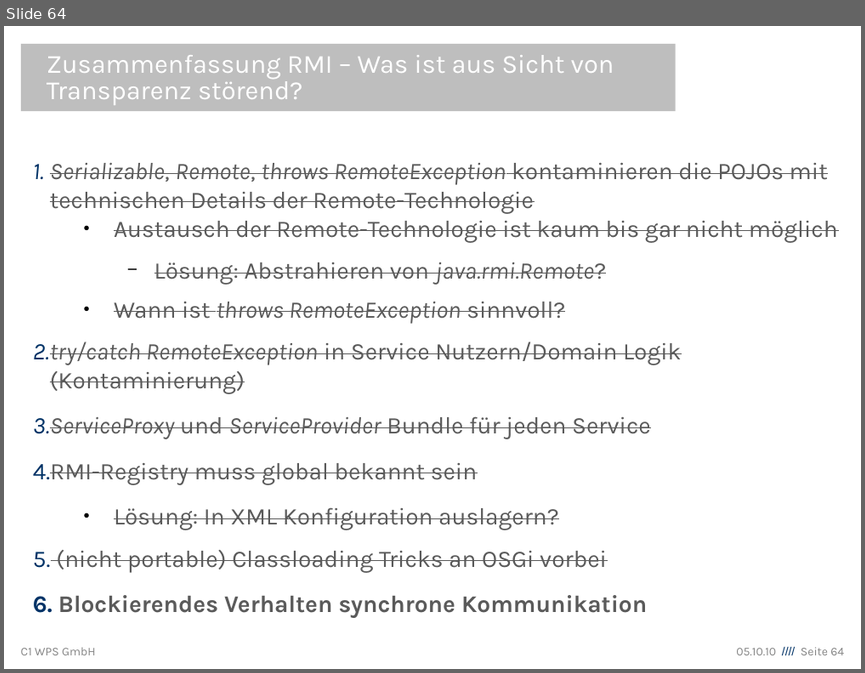
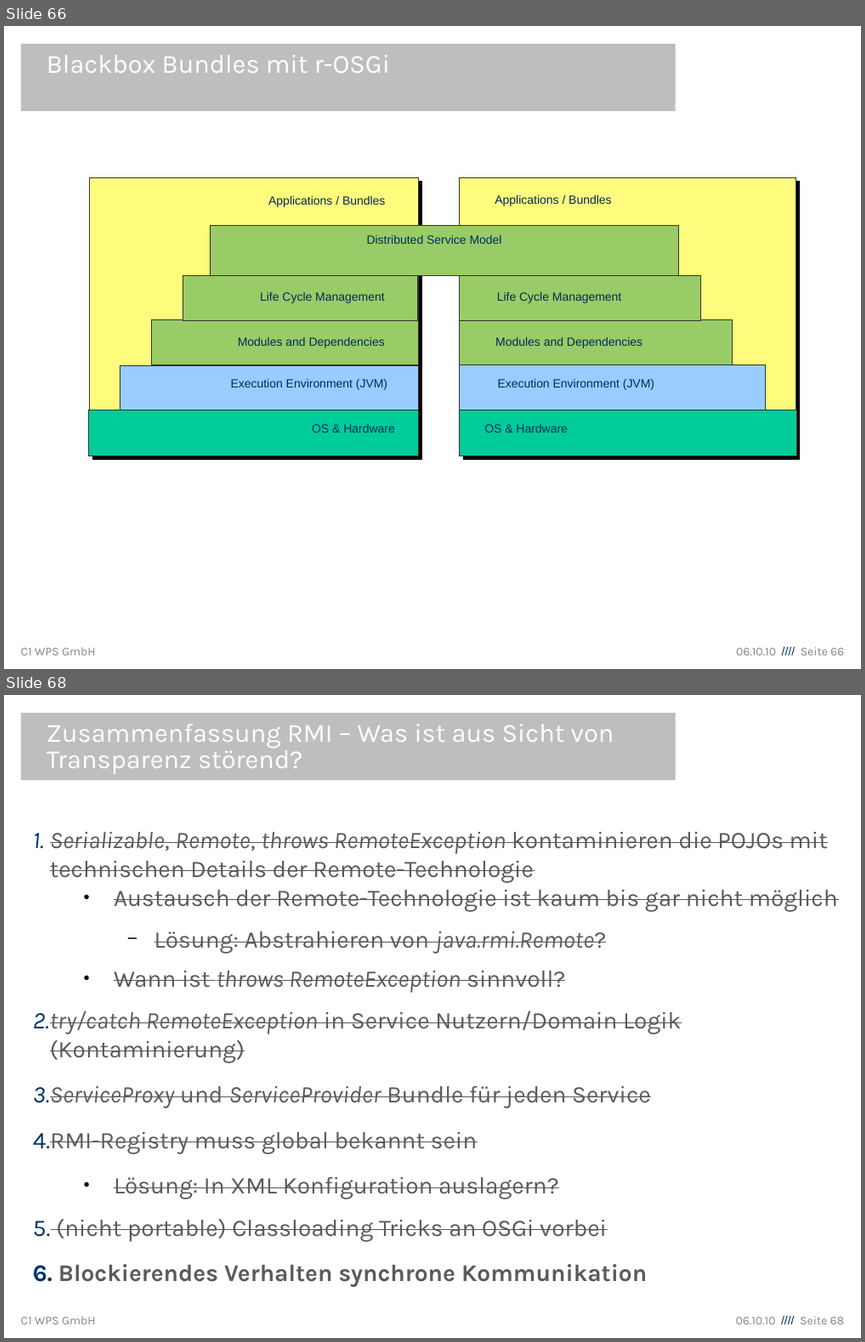
Before and after one commit to lemmy/org.eclipse.ecf.winterschool, a slide deck: org.eclipse.ecf.winterschool/EclipseCommunicationFramework.odp. Shown one above the other, each under a label of ours: slide 64 before the commit, slides 66 and 68 after it; the slides between them are not shown. The pictures are 865x673 and 865x1342 pixels, drawn with LibreOffice and Linux fonts; fonts in the diff are those of the drawing; background and template pictures are left out. Boxes give left, top, right and bottom in pixels: in the first picture for what was removed or moved away, otherwise in the second. Text is boxed around its words. In the diff, an @@ line names an element or a change of style, - is before the commit and + after.

```diff
--- a/org.eclipse.ecf.winterschool/EclipseCommunicationFramework.odp
+++ b/org.eclipse.ecf.winterschool/EclipseCommunicationFramework.odp
@@ slide 66 added at [4, 26, 861, 669], background #FFFFFF; not listed: 2 template elements that a slide beside it also shows @@
@@ title added at [21, 44, 676, 112], fill #BEBEBE, 22 pt, text #FFFFFF @@
+Blackbox Bundles mit r-OSGi
@@ group added at [88, 177, 419, 455]: 6 rectangles, 5 texts @@
+OS & Hardware
+Execution Environment (JVM)
+Modules and Dependencies
+Life Cycle Management
+Applications / Bundles
@@ rectangle added at [210, 225, 678, 275], fill #99CC66, outline #333333 0.51 pt @@
@@ text added at [367, 235, 502, 244], 10 pt, text #002B5D @@
+Distributed Service Model
@@ group added at [459, 177, 796, 455]: 6 rectangles, 5 texts @@
+OS & Hardware
+Execution Environment (JVM)
+Modules and Dependencies
+Life Cycle Management
+Applications / Bundles
@@ what was slide 64 is now slide 68 @@
@@ text at [736, 1315, 845, 1324]: text changed @@
-05.10.10 //// Seite 64
+06.10.10 //// Seite 68
```
Also in this commit, not shown: 6 slides changed, 3 other slides added.
